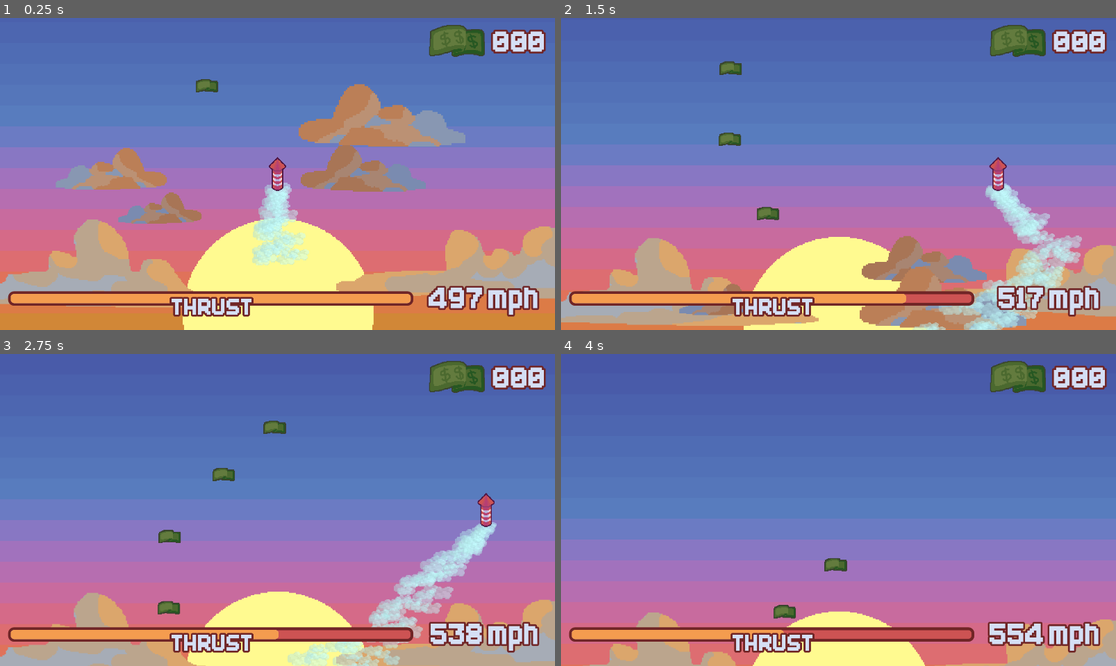
Above: before the commit, frames 1-4 (two rows, left to right).
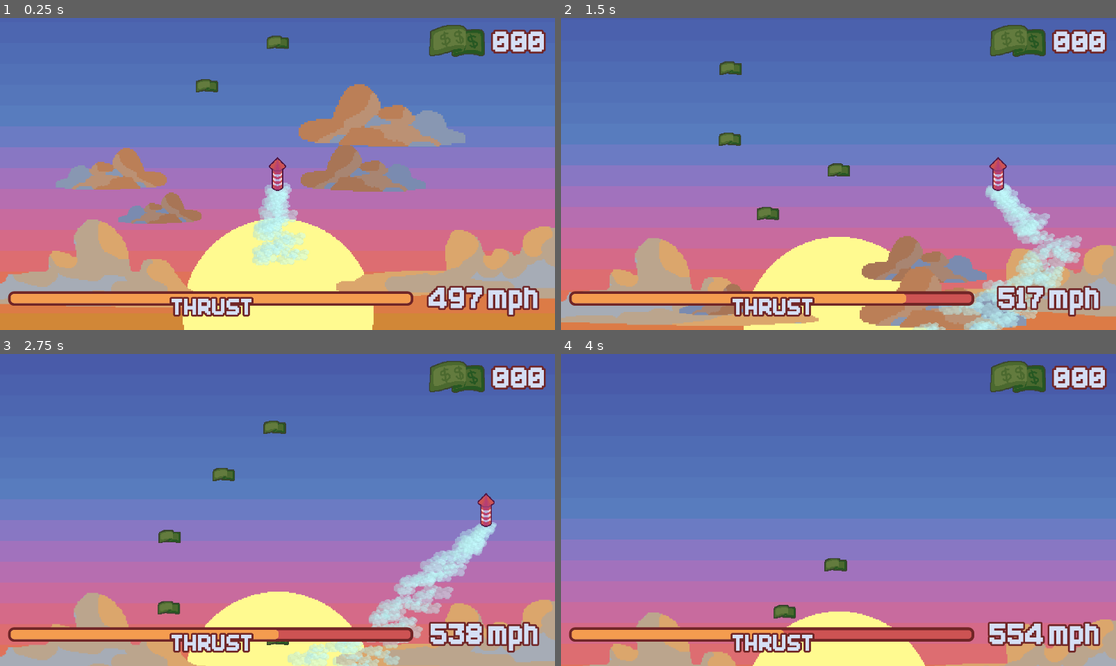
Above: after the commit, the same moments.

Repository: anxapa/summer-firework-game
Game: Godot game, scene res://Scenes/main.tscn
Two runs of this game, one before a commit and one after it. Both use one fixed random seed, a clock stepped at 60 frames per second and the inputs below.
Inputs:
- Up to frame 1 (0.25 s): no input
- Up to frame 2 (1.5 s): hold Right (ui_right) 0.53-1.28 s; hold Space 0.53-1.28 s; hold Left (ui_left) from 1.28 s (still down); tap Space at 1.35 s
- Up to frame 3 (2.75 s): tap Space at 1.52, 1.82 s; release Left (ui_left) at 2.03 s; hold Right (ui_right) from 2.03 s (still down); hold Space from 2.03 s (still down)
- Up to frame 4 (4 s): release Space at 2.78 s; tap Space at 2.85, 3.02, 3.32 s; release Right (ui_right) at 3.53 s; hold Left (ui_left) from 3.53 s (still down); hold Space from 3.53 s (still down)

The runs differ from the first frame. In frame 1, 0.2% of the frame differs, in the area x 48-53%, y 5-11%; in frame 2, 0.2%; in frame 3, less than 0.1%; in frame 4, nothing differs.

Commit message:
Added basic spawn architecture

Diff:
--- a/Scenes/main.tscn
+++ b/Scenes/main.tscn
@@ -1,8 +1,9 @@
-[gd_scene load_steps=17 format=3 uid="uid://dqghyyo32sn2y"]
+[gd_scene load_steps=18 format=3 uid="uid://dqghyyo32sn2y"]
 
 [ext_resource type="Texture2D" uid="uid://cwm7n0ajguj2x" path="res://Sprites/firework_bg.png" id="1_jjgbg"]
 [ext_resource type="Script" uid="uid://dsn6mefgy5ijk" path="res://Scripts/game_manager.gd" id="2_8gbba"]
 [ext_resource type="Script" uid="uid://bbmuup40yufp3" path="res://Scripts/player_manager.gd" id="2_kry3j"]
+[ext_resource type="Script" uid="uid://b87cshw4c77pp" path="res://Scripts/spawn_manager.gd" id="3_fdnlq"]
 [ext_resource type="PackedScene" uid="uid://djxsfkro6ge2v" path="res://Scenes/player.tscn" id="3_jjvhh"]
 [ext_resource type="Texture2D" uid="uid://cqf0b67vpg8g6" path="res://Sprites/cloud.png" id="5_6bp64"]
 [ext_resource type="Script" uid="uid://cxc85ab32ix3i" path="res://Scripts/movement_component.gd" id="6_21xkr"]
@@ -63,7 +64,10 @@
 script = ExtResource("2_kry3j")
 player = NodePath("../../Player")
 
-[node name="Spawn Manager" type="Node2D" parent="Managers"]
+[node name="Spawn Manager" type="Node2D" parent="Managers" node_paths=PackedStringArray("cash_parent", "cloud_parent")]
+script = ExtResource("3_fdnlq")
+cash_parent = NodePath("../../Cashes")
+cloud_parent = NodePath("../../Clouds")
 
 [node name="Audio Manager" type="Node2D" parent="Managers"]
 
--- a/Scripts/cash.gd
+++ b/Scripts/cash.gd
@@ -1,8 +1,26 @@
+# TODO: Remove critical sections prior to game launch
+
+class_name Cash
 extends Area2D
+@export var cash_value := 1
+var starting_position
+# false indicates fixed spawn
+var spawned = false
 
-@export var cash_value := 1
+static var scene: PackedScene = load("res://Scenes/cash.tscn")
+
+func _ready() -> void:
+	# CRITICAL: remove if condition after deprecating fixed spawns
+	if (spawned):
+		global_position = starting_position
 
 func _on_body_entered(body: Node2D) -> void:
 	if body is Player:
 		GameManager.cash_collected += cash_value
 		queue_free()
+
+static func spawn(starting_position: Vector2) -> Cash:
+	var spawn : Cash = scene.instantiate()
+	spawn.spawned = true
+	spawn.starting_position = starting_position - Vector2(0, starting_position.y)
+	return spawn
--- a/Scripts/player.gd
+++ b/Scripts/player.gd
@@ -54,7 +54,7 @@
 	propulsion_velocity += velocity
 
 func thrust(delta: float) -> void:
-	print_debug(current_thrust)
+	# print_debug(current_thrust)
 	if current_thrust > 0:
 		current_thrust = move_toward(current_thrust, 0, delta)
 		apply_propulsion_velocity(thrust_acceleration * delta)
--- /dev/null
+++ b/Scripts/spawn_manager.gd
@@ -0,0 +1,8 @@
+extends Node2D
+@export var cash_parent : Node2D
+@export var cloud_parent : Node2D
+
+func _ready() -> void:
+	var test = Cash.spawn(GameManager.player_manager.player.global_position)
+	cash_parent.add_child(test)
+	print_debug("help")
Not shown, added: Scripts/spawn_manager.gd.uid
